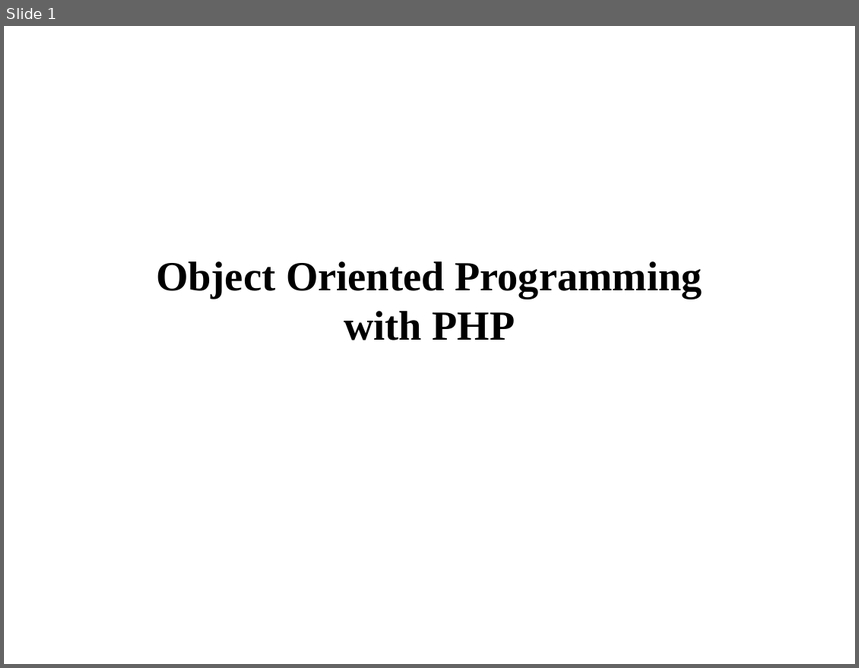
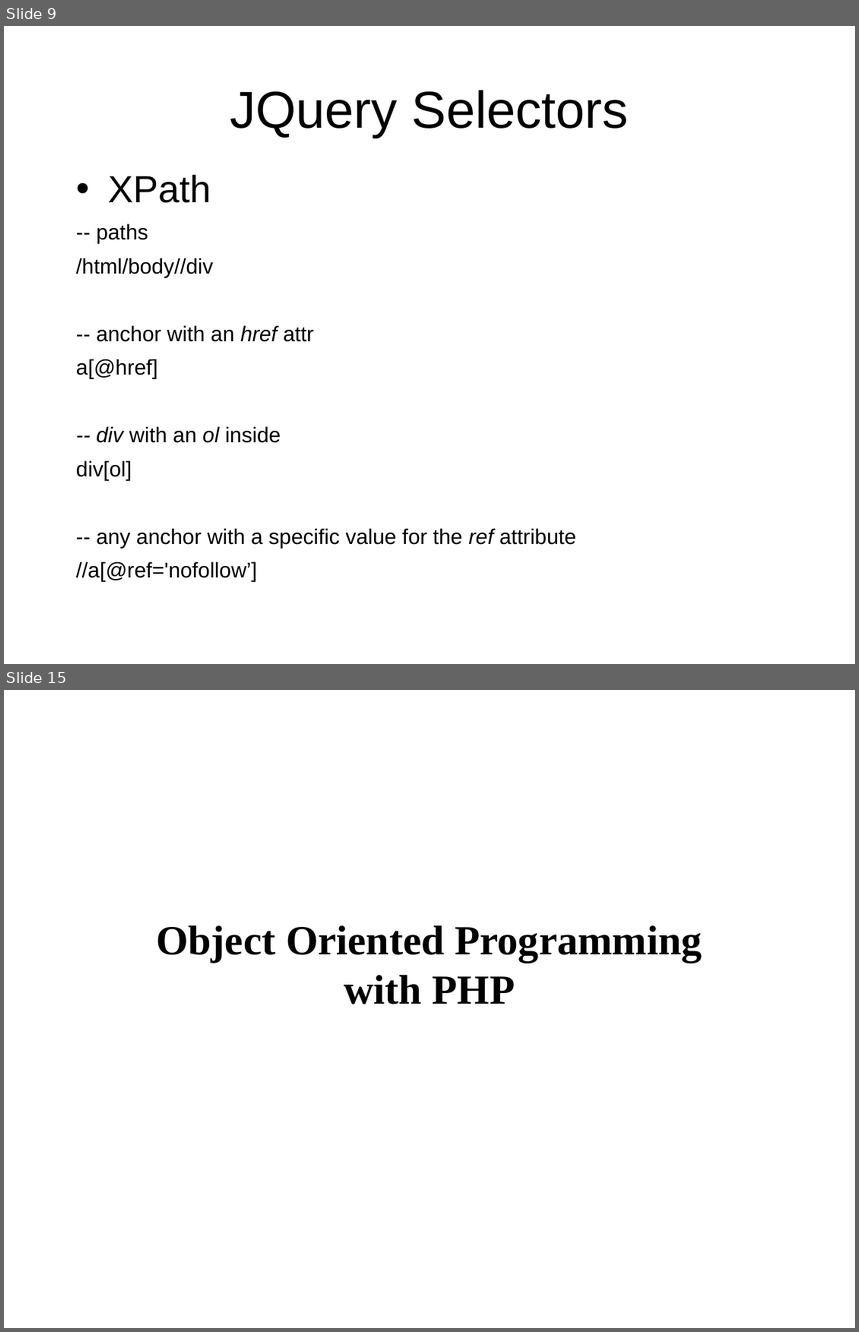
Before and after one commit to venerguevarra/php-workshop, a slide deck: presentation-deck/php.ppt. Shown one above the other, each under a label of ours: slide 1 before the commit, slides 9 and 15 after it; the slides between them are not shown. The pictures are 859x668 and 859x1332 pixels, drawn with LibreOffice and Linux fonts; fonts in the diff are those of the drawing. Boxes give left, top, right and bottom in pixels: in the first picture for what was removed or moved away, otherwise in the second. Text is boxed around its words. In the diff, an @@ line names an element or a change of style, - is before the commit and + after.

```diff
--- a/presentation-deck/php.ppt
+++ b/presentation-deck/php.ppt
@@ slide 9 added at <box>4,26,855,664</box>, background #FFFFFF @@
@@ text added at <box>230,90,629,138</box>, 44 pt, text #000000 @@
+JQuery Selectors
@@ text added at <box>76,175,576,582</box>, 18 pt, text #000000 @@
+• XPath
+-- paths
+/html/body//div
+-- anchor with an href attr
+a[@href]
+-- div with an ol inside
+div[ol]
+-- any anchor with a specific value for the ref attribute
+//a[@ref='nofollow’]
@@ what was slide 1 is now slide 15 @@
```
Also in this commit, not shown: 13 other slides added, 1 other file.
